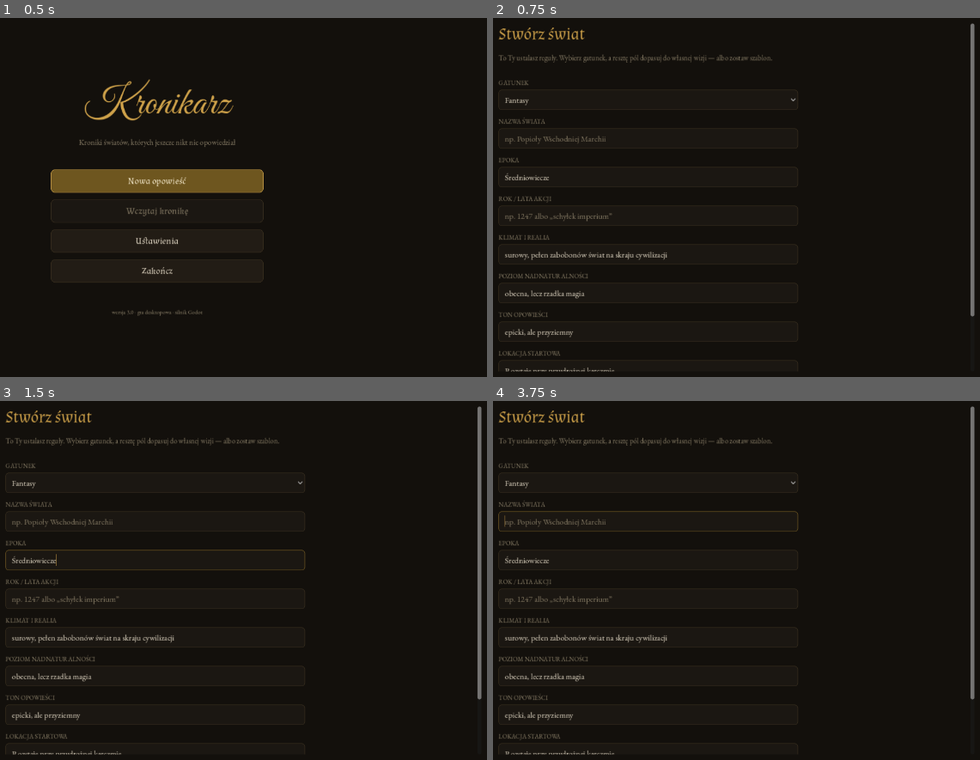
Above: before the commit, frames 1-4 (two rows, left to right).
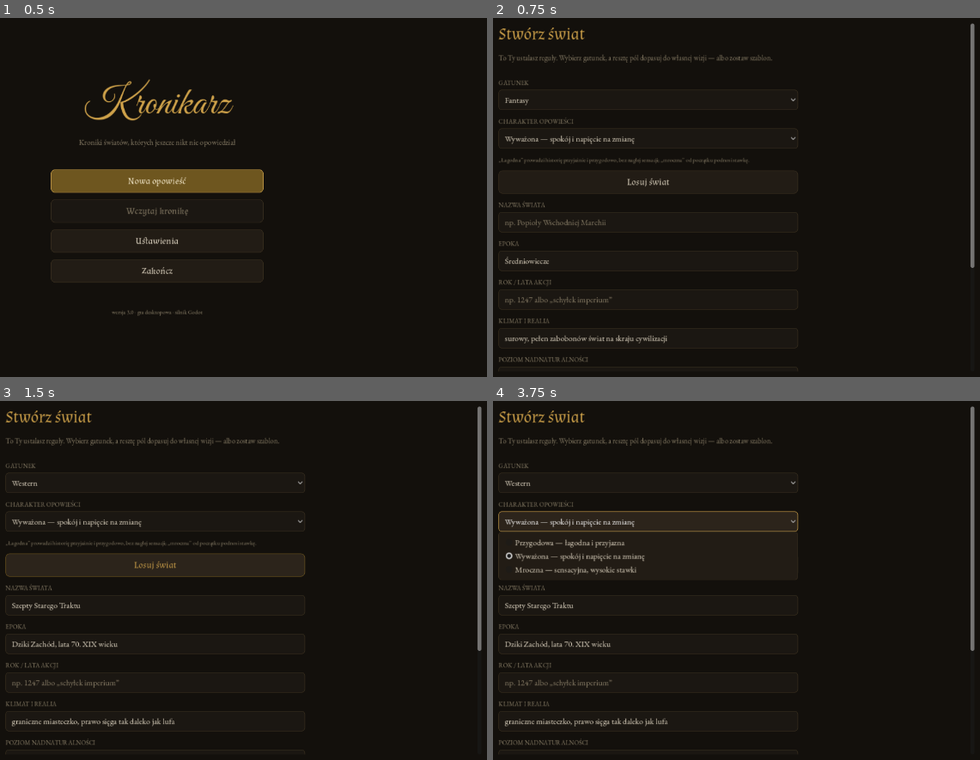
Above: after the commit, the same moments.

Repository: LukaszTM/Testowe
Game: Godot game, scene res://scenes/Main.tscn
Two runs of this game, one before a commit and one after it. Both use one fixed random seed, a clock stepped at 60 frames per second and the inputs below.
Inputs (mouse positions are in pixels of both pictures, inside the frame that each line leads up to):
- Up to frame 1 (0.5 s): no input
- Up to frame 2 (0.75 s): click "Nowa opowieść" at 0.5 s
- Up to frame 3 (1.5 s): click (155, 566) at 1.25 s, where only the run after the commit has a clickable "Losuj świat"
- Up to frame 4 (3.75 s): click (648, 483) at 2 s, where only the run before the commit has a clickable "Fantasy"; click (648, 483) at 2.75 s, where only the run after the commit has a clickable "Western"; click (648, 523) at 3.5 s, where only the run after the commit has a clickable "Wyważona — spokój i napięcie …"

Frame 1 is identical in both runs. In frame 2, 2.9% of the frame differs, in the area x 1-99%, y 27-99%; in frame 3, 4.5%, in the area x 1-99%, y 22-99%; in frame 4, 4.0%.

Commit message:
Losowanie świata, ton opowieści, rosnące pole akcji i kontekstowe podpowiedzi
- Kreator świata: przycisk „Losuj świat" (losowy gatunek z szablonem i nazwą)
  oraz wybór charakteru opowieści: łagodna przygodowa / wyważona / mroczna.
- Mistrz Gry dostaje wprost instrukcję tonu — przy „łagodnej" nie eskaluje
  napięcia ani nie wprowadza sensacji z własnej inicjatywy.
- Pole akcji to TextEdit z zawijaniem wierszy, rosnące do trzech linii;
  Enter wysyła, Shift+Enter przechodzi do nowej linii.
- Podpowiedzi generuje MG do bieżącej sceny (pole „podpowiedzi" w bloku
  ###STAN) zamiast losowania z ogólnej puli gatunku; offline nadal używa puli.

Co-Authored-By: Claude Opus 5 <noreply@anthropic.com>
Claude-Session: https://claude.ai/code/session_013x5u8sgAKBkPT1KSupRFNH

Diff:
--- a/src/core/GameState.gd
+++ b/src/core/GameState.gd
@@ -14,6 +14,7 @@
 var discoveries: Array = []    # [{title, type, time}]
 var quests: Array = []         # [{title, note, status}]
 var npcs: Array = []           # [{imie, plec, rola, relacja, tura}] — biblioteka postaci
+var suggestions: Array = []    # podpowiedzi na bieżącą turę (od Mistrza Gry)
 
 const ATTR_KEYS := ["sila", "zrecznosc", "intelekt", "charyzma"]
 const ATTR_LABELS := {"sila": "Siła", "zrecznosc": "Zręczność", "intelekt": "Intelekt", "charyzma": "Charyzma"}
@@ -148,6 +149,7 @@
 	discoveries.clear()
 	quests.clear()
 	npcs.clear()
+	suggestions.clear()
 	turn = 0
 	started = true
 
@@ -217,6 +219,7 @@
 		mana_delta = clampi(int(state.get("mana", 0)), -60, 25)
 		xp_gain = clampi(int(state.get("pd", 8)), 0, 40)
 		_merge_npcs(state.get("postacie", []))
+		_set_suggestions(state.get("podpowiedzi", []))
 	else:
 		# Tryb offline: proste reguły.
 		xp_gain = 8
@@ -276,6 +279,18 @@
 	character["dead"] = true
 	history.append({"role": "narrator", "text":
 		"Świat ciemnieje. %s osuwa się na ziemię — ta kronika dobiega końca. Możesz wrócić do menu i rozpocząć nową opowieść." % character.get("name", "Bohater")})
+
+# Podpowiedzi na następną turę, przygotowane przez Mistrza Gry do bieżącej sceny.
+func _set_suggestions(arr) -> void:
+	if typeof(arr) != TYPE_ARRAY:
+		return
+	var out: Array = []
+	for s in arr:
+		var t := str(s).strip_edges()
+		if t != "" and out.size() < 3:
+			out.append(t)
+	if not out.is_empty():
+		suggestions = out
 
 # Scala postacie z bloku stanu z biblioteką (po imieniu, bez rozróżniania wielkości liter).
 func _merge_npcs(arr) -> void:
@@ -402,6 +417,7 @@
 		"discoveries": discoveries,
 		"quests": quests,
 		"npcs": npcs,
+		"suggestions": suggestions,
 		"turn": turn,
 		"seed": seed_value,
 	}
@@ -414,6 +430,7 @@
 	discoveries = d.get("discoveries", [])
 	quests = d.get("quests", [])
 	npcs = d.get("npcs", [])
+	suggestions = d.get("suggestions", [])
 	turn = int(d.get("turn", 0))
 	seed_value = int(d.get("seed", 0))
 	rng.seed = seed_value
--- a/src/core/Narrator.gd
+++ b/src/core/Narrator.gd
@@ -174,6 +174,13 @@
 	lines.append("- Postać gracza to %s — konsekwentnie używaj %s form gramatycznych, zwracając się do niej." % [
 		"kobieta" if is_female else "mężczyzna",
 		"żeńskich" if is_female else "męskich"])
+	match str(world.get("mood", "wywazona")):
+		"lagodna":
+			lines.append("- TON OPOWIEŚCI: łagodny i przygodowy. Świat jest w gruncie rzeczy życzliwy: stawiaj na ciekawość, eksplorację, spotkania, ciepły humor i drobne codzienne zagadki. Zagrożenia są rzadkie i umowne, przemoc ogranicz do minimum. NIE eskaluj napięcia ani nie wprowadzaj nagłej sensacji, dopóki gracz sam wyraźnie jej nie szuka.")
+		"mroczna":
+			lines.append("- TON OPOWIEŚCI: mroczny i sensacyjny. Stawki są wysokie, zagrożenia realne, a napięcie gęste — od pierwszych scen.")
+		_:
+			lines.append("- TON OPOWIEŚCI: wyważony. Przeplataj spokojne, ludzkie sceny z momentami napięcia; eskaluj powoli i przede wszystkim w odpowiedzi na decyzje gracza, nie z własnej inicjatywy co turę.")
 	if has_mana:
 		lines.append("- W tym świecie istnieje nadnaturalna moc. Użycie jej przez gracza kosztuje Manę — uwzględniaj to w bloku stanu.")
 	lines.append("")
@@ -211,12 +218,13 @@
 		lines.append("OTWARTE WĄTKI: %s." % ", ".join(qs))
 	lines.append("")
 	lines.append("FORMAT ODPOWIEDZI (bezwzględny): PIERWSZA linia każdej odpowiedzi to blok stanu — jedna linia czystego JSON, bez bloku kodu:")
-	lines.append('###STAN {"postacie":[{"imie":"Marta","plec":"kobieta","rola":"zielarka","relacja":"nieufna, ale zaciekawiona graczem"}],"hp":0,"mana":0,"pd":10}')
+	lines.append('###STAN {"postacie":[{"imie":"Marta","plec":"kobieta","rola":"zielarka","relacja":"nieufna, ale zaciekawiona graczem"}],"hp":0,"mana":0,"pd":10,"podpowiedzi":["Zapytaj Martę o list","Rozejrzyj się po składzie","Wróć do gospody na wieczerzę"]}')
 	lines.append("Po niej pusta linia, a potem właściwa narracja. Gracz nie widzi bloku — nie wspominaj o nim w tekście.")
 	lines.append("- postacie: WSZYSTKIE postacie niezależne obecne w tej scenie (także wspomniane wcześniej); w polu relacja krótko: aktualne uczucia i powiązania z graczem.")
 	lines.append("- hp: zmiana Zdrowia gracza w tej turze (ujemna przy obrażeniach; zwykle 0).")
 	lines.append("- mana: zmiana Many gracza (ujemna przy użyciu mocy%s)." % ("" if has_mana else "; w tym świecie zawsze 0"))
 	lines.append("- pd: punkty doświadczenia za tę turę — 5–15 za zwykłe działania, do 30 za brawurowe, sprytne lub przełomowe.")
+	lines.append("- podpowiedzi: dokładnie 3 krótkie (do 8 słów) propozycje następnego ruchu gracza, w trybie rozkazującym, ściśle wynikające z bieżącej sceny — sensowne, różnorodne opcje, nie oczywistości.")
 	return "\n".join(lines)
 
 # Wycina blok ###STAN z odpowiedzi modelu (z początku, końca albo środka).
--- a/src/ui/PlayScreen.gd
+++ b/src/ui/PlayScreen.gd
@@ -2,7 +2,7 @@
 extends Control
 
 var _log: RichTextLabel
-var _input: LineEdit
+var _input: TextEdit
 var _send: Button
 var _suggest_box: VBoxContainer
 var _chronicle: VBoxContainer
@@ -132,35 +132,69 @@
 	row.add_theme_constant_override("separation", 10)
 	box.add_child(row)
 
-	_input = LineEdit.new()
+	# Pole akcji: zawija długi tekst i rośnie do trzech linii.
+	_input = TextEdit.new()
 	_input.placeholder_text = "Opisz, co robi Twoja postać…"
 	_input.size_flags_horizontal = Control.SIZE_EXPAND_FILL
-	_input.text_submitted.connect(func(_t): _submit(_input.text))
+	_input.size_flags_vertical = Control.SIZE_SHRINK_CENTER
+	_input.wrap_mode = TextEdit.LINE_WRAPPING_BOUNDARY
+	_input.scroll_fit_content_height = true
+	_input.custom_minimum_size = Vector2(0, _input_height(1))
+	_input.text_changed.connect(_resize_input)
+	_input.gui_input.connect(_input_gui)
 	row.add_child(_input)
 
 	_send = Ui.button("Wykonaj", true)
 	_send.custom_minimum_size = Vector2(130, 46)
+	_send.size_flags_vertical = Control.SIZE_SHRINK_CENTER
 	_send.pressed.connect(func(): _submit(_input.text))
 	row.add_child(_send)
 	return box
 
+# Wysokość pola dla danej liczby linii (z marginesami stylu).
+func _input_height(lines: int) -> int:
+	return int(_input.get_line_height() * lines + Ui.fs(22))
+
+# Rośnie razem z tekstem, maksymalnie do trzech linii.
+func _resize_input() -> void:
+	var lines := clampi(_input.get_line_count(), 1, 3)
+	# Zawijanie tworzy dodatkowe linie wizualne — uwzględnij je.
+	var visual := 0
+	for i in range(_input.get_line_count()):
+		visual += _input.get_line_wrap_count(i) + 1
+	lines = clampi(maxi(lines, visual), 1, 3)
+	_input.custom_minimum_size = Vector2(0, _input_height(lines))
+
+# Enter wysyła akcję; Shift+Enter przechodzi do nowej linii.
+func _input_gui(ev: InputEvent) -> void:
+	if ev is InputEventKey and ev.pressed and not ev.echo:
+		if ev.keycode == KEY_ENTER or ev.keycode == KEY_KP_ENTER:
+			if not ev.shift_pressed:
+				get_viewport().set_input_as_handled()
+				_submit(_input.text)
+
 func _rebuild_suggestions() -> void:
 	for c in _suggest_box.get_children():
 		c.queue_free()
-	var prof := Game.profile()
-	var pool: Array = (prof.get("suggestions", []) as Array).duplicate()
-	pool.shuffle()
-	var lbl := Ui.subtle("PODPOWIEDZI", 12)
-	_suggest_box.add_child(lbl)
+	# W trybie Mistrza Gry podpowiedzi pochodzą z bieżącej sceny; offline —
+	# z puli gatunku.
+	var pool: Array = Game.suggestions.duplicate()
+	if pool.is_empty():
+		pool = (Game.profile().get("suggestions", []) as Array).duplicate()
+		pool.shuffle()
+	if pool.is_empty():
+		return
+	_suggest_box.add_child(Ui.subtle("PODPOWIEDZI", 12))
 	var grid := HBoxContainer.new()
 	grid.add_theme_constant_override("separation", 8)
 	_suggest_box.add_child(grid)
-	for i in range(min(3, pool.size())):
-		var text: String = pool[i]
+	for i in range(mini(3, pool.size())):
+		var text: String = str(pool[i])
 		var chip := Ui.button(text)
 		chip.custom_minimum_size = Vector2(0, 40)
 		chip.size_flags_horizontal = Control.SIZE_EXPAND_FILL
 		chip.add_theme_font_size_override("font_size", 15)
+		chip.autowrap_mode = TextServer.AUTOWRAP_WORD_SMART
 		chip.pressed.connect(_submit.bind(text))
 		grid.add_child(chip)
 
@@ -171,6 +205,7 @@
 	if text == "":
 		return
 	_input.text = ""
+	_resize_input()
 	_set_busy(true)
 	await Game.take_action(text)
 	_set_busy(false)
--- a/src/ui/WorldCreation.gd
+++ b/src/ui/WorldCreation.gd
@@ -2,6 +2,20 @@
 extends Control
 
 var _f := {}          # referencje do pól formularza
+var _mood: OptionButton
+
+const MOOD_KEYS := ["lagodna", "wywazona", "mroczna"]
+const MOOD_LABELS := [
+	"Przygodowa — łagodna i przyjazna",
+	"Wyważona — spokój i napięcie na zmianę",
+	"Mroczna — sensacyjna, wysokie stawki",
+]
+
+# Części losowych nazw światów.
+const NAME_A := ["Popioły", "Cienie", "Wrota", "Echa", "Kroniki", "Serce",
+	"Zmierzch", "Przystań", "Szepty", "Ostatnie dni"]
+const NAME_B := ["Północy", "Starego Traktu", "Zatoki", "Żelaznej Doliny",
+	"Siódmego Miasta", "Pogranicza", "Mgły", "Bursztynu", "Kamiennych Pól", "Utraconych"]
 
 func _ready() -> void:
 	var margin := MarginContainer.new()
@@ -39,6 +53,16 @@
 	_f["genre"] = genre["edit"]
 	genre["edit"].item_selected.connect(_apply_template)
 	col.add_child(genre["row"])
+
+	var mood := Ui.dropdown("Charakter opowieści", MOOD_LABELS)
+	_mood = mood["edit"]
+	_mood.select(1)
+	col.add_child(mood["row"])
+	col.add_child(Ui.subtle("„Łagodna” prowadzi historię przyjaźnie i przygodowo, bez nagłej sensacji; „mroczna” od początku podnosi stawkę.", 12))
+
+	var rand_btn := Ui.button("Losuj świat")
+	rand_btn.pressed.connect(_randomize_world)
+	col.add_child(rand_btn)
 
 	_f["name"] = _add(col, Ui.field("Nazwa świata", "np. Popioły Wschodniej Marchii"))
 	_f["era"] = _add(col, Ui.field("Epoka", "np. Późne średniowiecze"))
@@ -85,8 +109,15 @@
 	_f["tone"].text = t.get("tone", "")
 	_f["start_location"].text = t.get("start_location", "")
 
+func _randomize_world() -> void:
+	var i := randi() % Genres.ORDER.size()
+	_f["genre"].select(i)
+	_apply_template(i)
+	_f["name"].text = "%s %s" % [NAME_A[randi() % NAME_A.size()], NAME_B[randi() % NAME_B.size()]]
+
 func _restore() -> void:
 	var w := Game.world
+	_mood.select(maxi(0, MOOD_KEYS.find(str(w.get("mood", "wywazona")))))
 	_f["name"].text = w.get("name", "")
 	_f["era"].text = w.get("era", "")
 	_f["year"].text = w.get("year", "")
@@ -111,6 +142,7 @@
 		"supernatural": _f["supernatural"].text.strip_edges(),
 		"tone": _f["tone"].text.strip_edges(),
 		"start_location": _f["start_location"].text.strip_edges(),
+		"mood": MOOD_KEYS[_mood.selected],
 		"mystery": "",
 	}
 	Game.router.goto("character")
